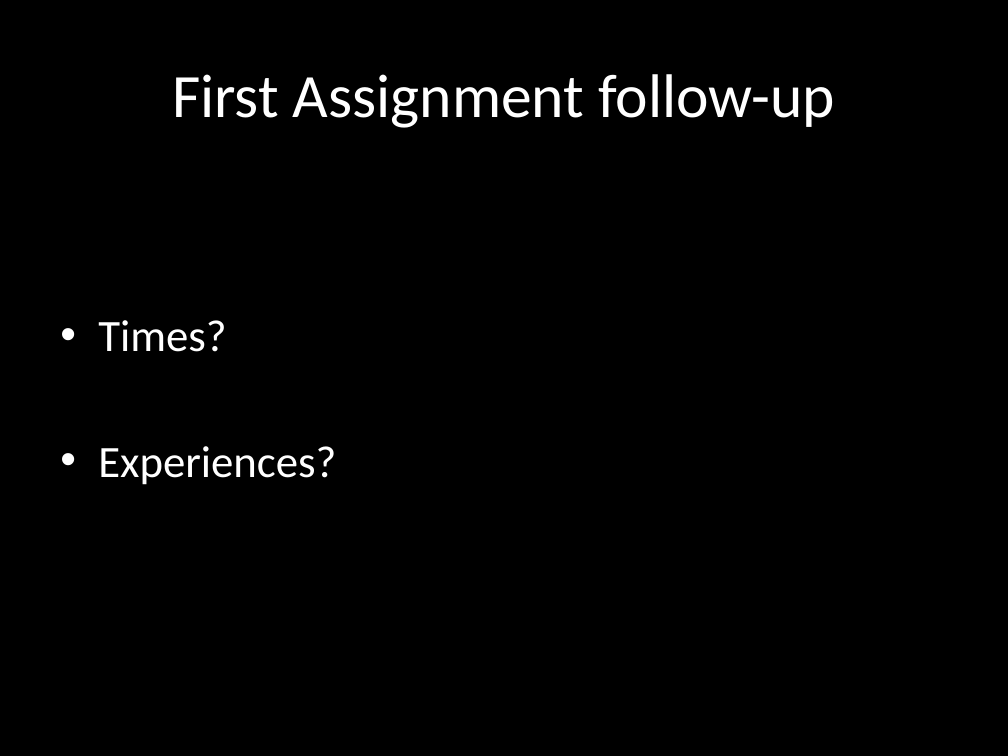
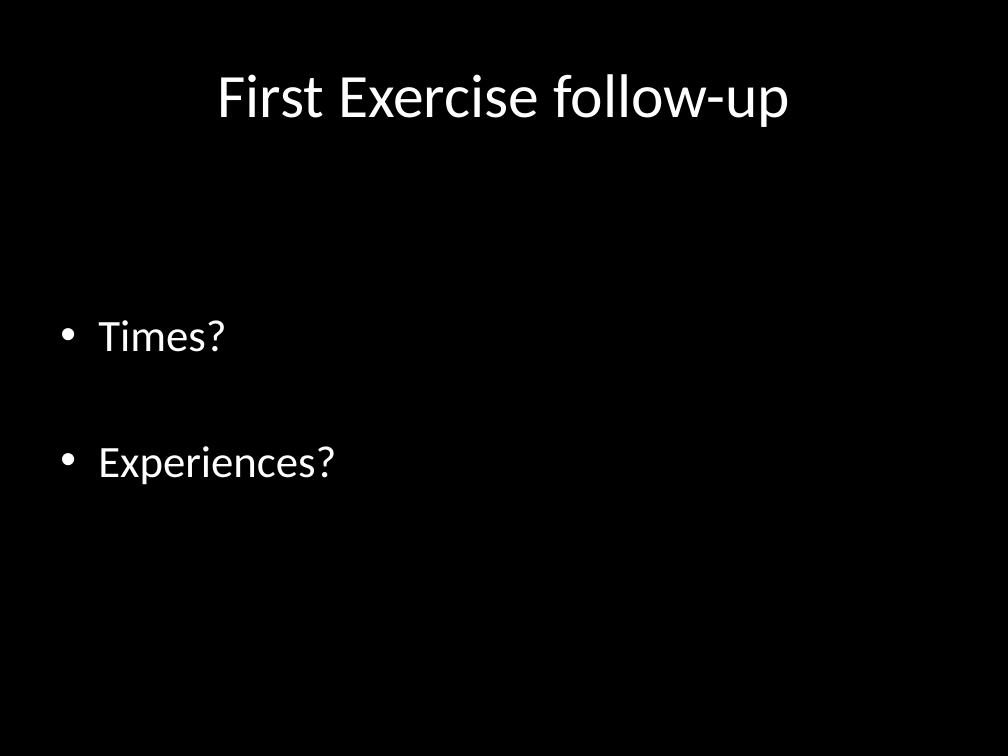
Before and after one commit to rasmuskl/ReSharperCourse, a slide deck: slide 10 of Presentations/1 - Introduction - ReSharper Course.pptx. Drawn at 1008x756 pixels with LibreOffice and Linux fonts; fonts in the diff are those of the drawing. Boxes give left, top, right and bottom in pixels: in the first picture for what was removed or moved away, otherwise in the second. Text is boxed around its words. In the diff, an @@ line names an element or a change of style, - is before the commit and + after.

```diff
--- a/Presentations/1 - Introduction - ReSharper Course.pptx
+++ b/Presentations/1 - Introduction - ReSharper Course.pptx
@@ title at box(217, 74, 790, 127): text changed @@
-First Assignment follow-up
+First Exercise follow-up
```
Also in this commit, not shown: 6 other slides changed.
